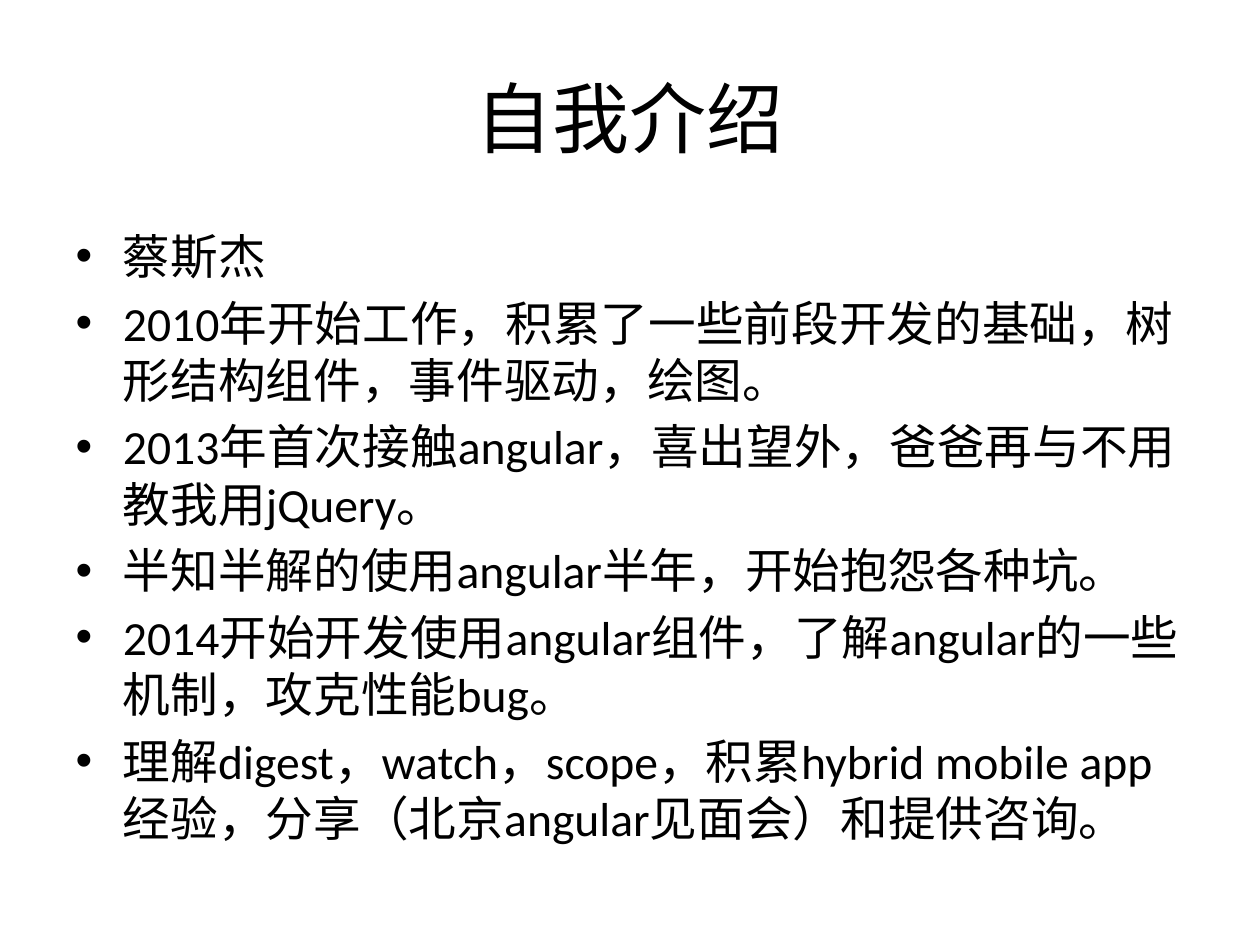
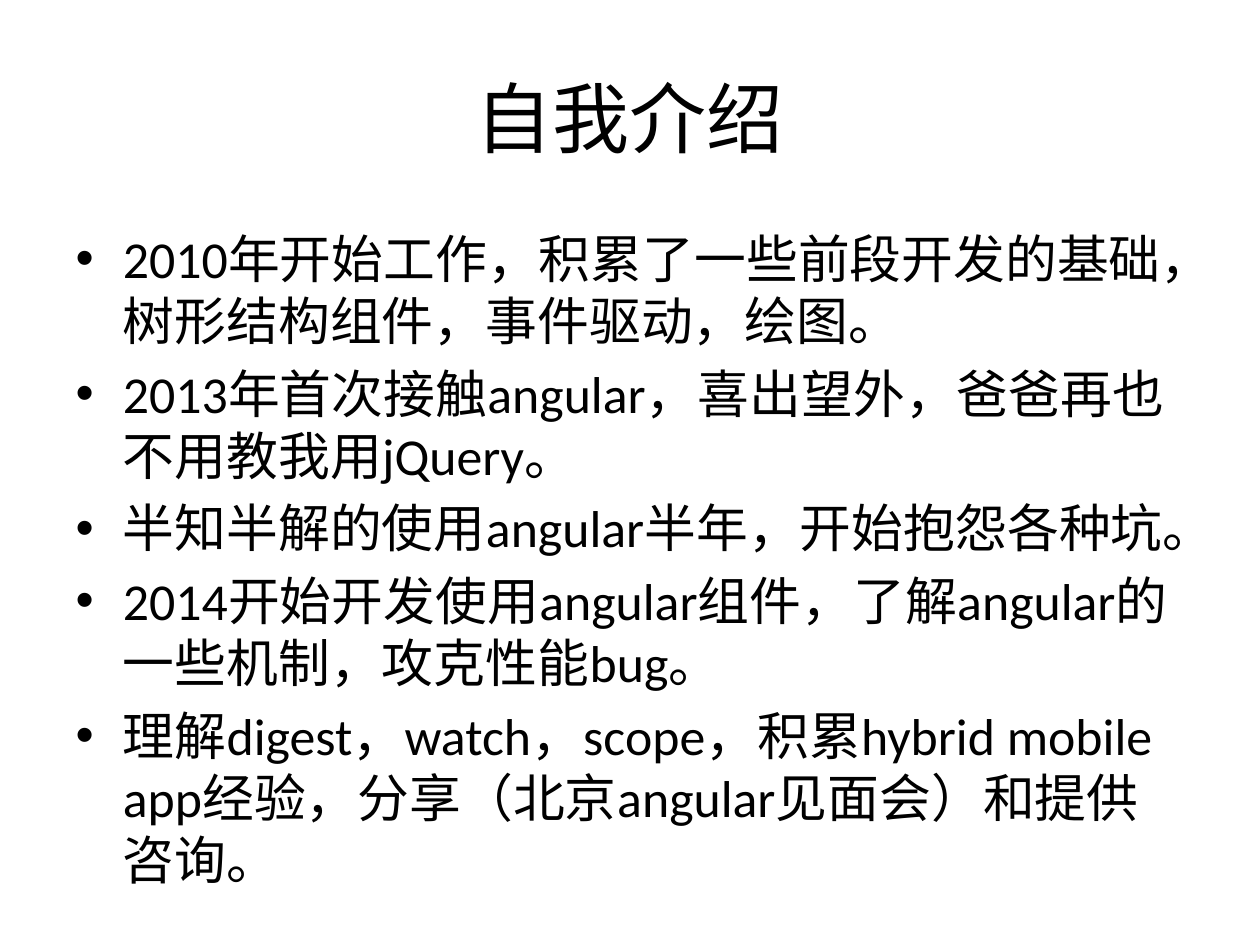
Before and after one commit to SijieCai/angular-performance-demo, a slide deck: slide 2 of angular1.x核心机制分析及性能实战.pptx. Drawn at 1260x945 pixels with LibreOffice and Linux fonts; fonts in the diff are those of the drawing. Boxes give left, top, right and bottom in pixels: in the first picture for what was removed or moved away, otherwise in the second. Text is boxed around its words. In the diff, an @@ line names an element or a change of style, - is before the commit and + after.

```diff
--- a/angular1.x核心机制分析及性能实战.pptx
+++ b/angular1.x核心机制分析及性能实战.pptx
@@ text at [123,234,266,279]: paragraph removed @@
-• 蔡斯杰
@@ text at [123,235,1215,826]: size 27.2 to 29.6 pt in "2010年开始工作，积累了一些前段开发的基础，树形结构组件，事件驱动，绘图。", "半知半解的使用angular半年，开始抱怨各种坑。", "2014开始开发使用angular组件，了解angular的一些机制，攻克性能bug。", "理解digest，watch，scope，积累hybrid mobile app经验，分享（北京angular见面会）和 ..." @@
@@ text at [123,370,1164,484]: text changed; size 27.2 to 29.6 pt @@
-• 2013年首次接触angular，喜出望外，爸爸再与不用教我用jQuery。
+• 2013年首次接触angular，喜出望外，爸爸再也不用教我用jQuery。
```
Also in this commit, not shown: 1 slide removed, 13 other files.
